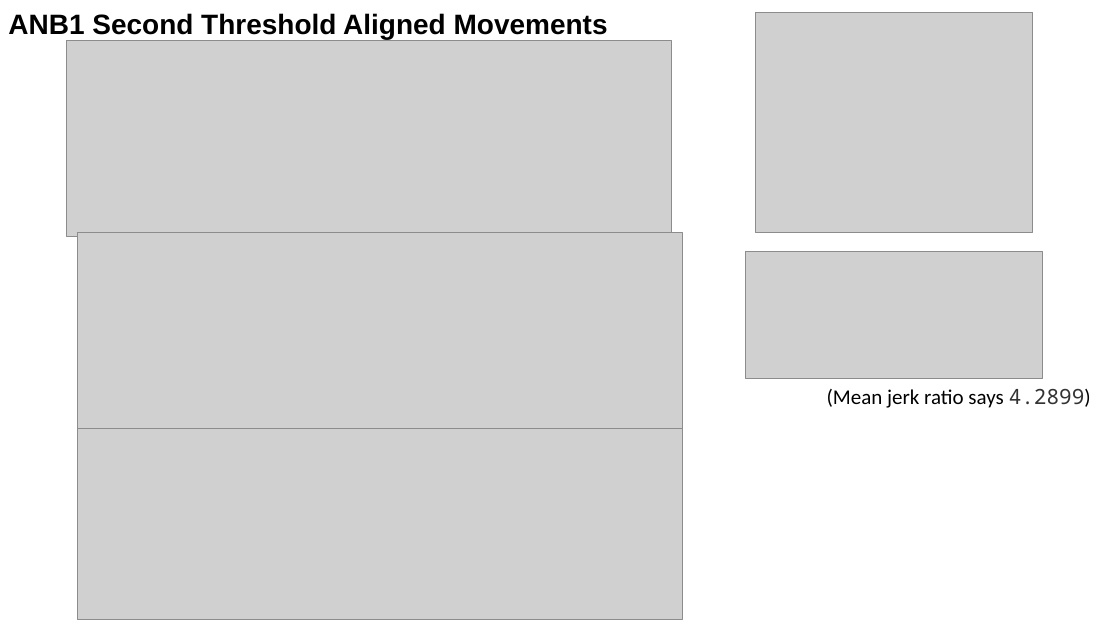
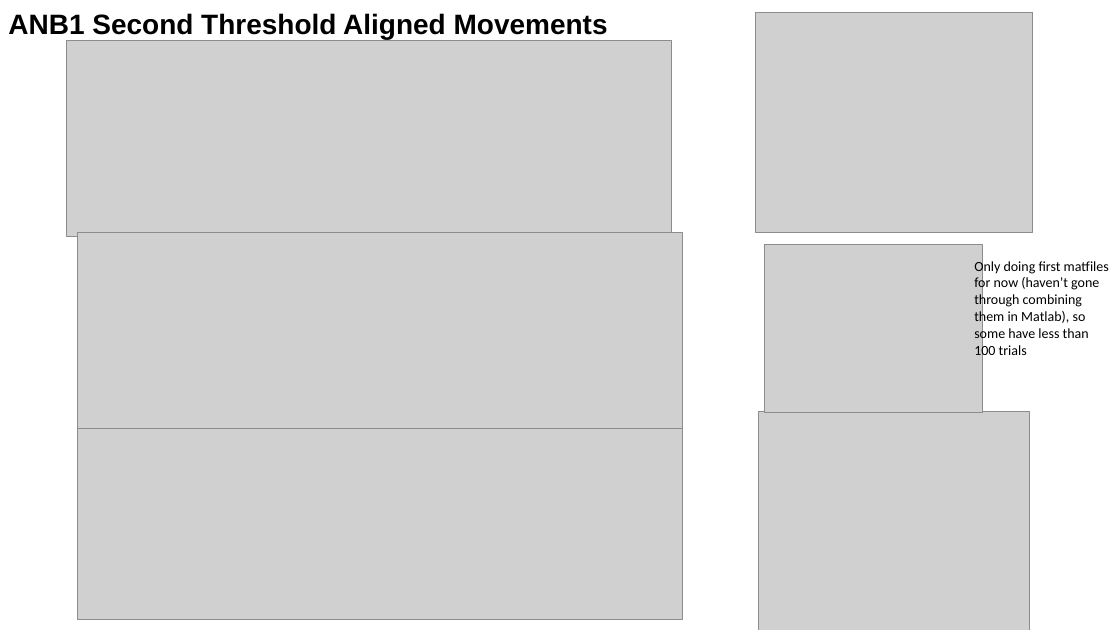
Before and after one commit to paulazoo/behavior, a slide deck: slide 4 of presentations/231215_3.pptx. Drawn at 1120x630 pixels with LibreOffice and Linux fonts; fonts in the diff are those of the drawing; grey boxes stand for pictures. Boxes give left, top, right and bottom in pixels: in the first picture for what was removed or moved away, otherwise in the second. Text is boxed around its words. In the diff, an @@ line names an element or a change of style, - is before the commit and + after.

Commit message:
done running through jerk ratios

```diff
--- a/presentations/231215_3.pptx
+++ b/presentations/231215_3.pptx
@@ picture: place and size @@
-picture at (746, 251, 1043, 378)
+picture at (765, 245, 983, 413)
@@ text added at (974, 259, 1109, 359), 12 pt, text #000000 @@
+Only doing first matfiles for now (haven’t gone through combining them in Matlab), so some have less than 100 trials
@@ text removed at (827, 389, 1091, 408) @@
-(Mean jerk ratio says 4.2899)
@@ picture added at (759, 412, 1029, 630) @@
```
Also in this commit, not shown: 1 other slide changed, 1 other file.
